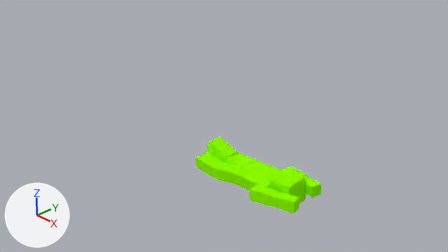
The Blender file scripts/default/playermesh.blend as it was, and as the next commit left it.
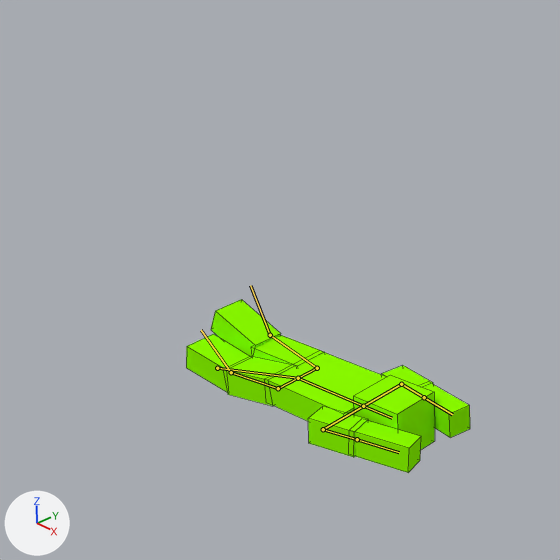
Old and new are each drawn from the file's camera 'Camera' and again close up on the part from 25% to 81% of the width and 2% to 100% of the height. Every picture has the same lights, and +X, +Y and +Z are marked at lower left. Both versions are drawn at frame 187 of the action 'ArmatureAction'; the numbers are the values there. The bones that bend it are drawn over the model as lines in the close-ups. The close-ups show mesh edges as thin lines.

Names of what the first close-up shows: 'playermesh'.
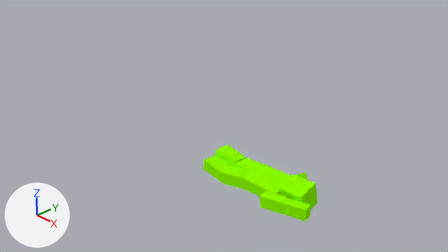
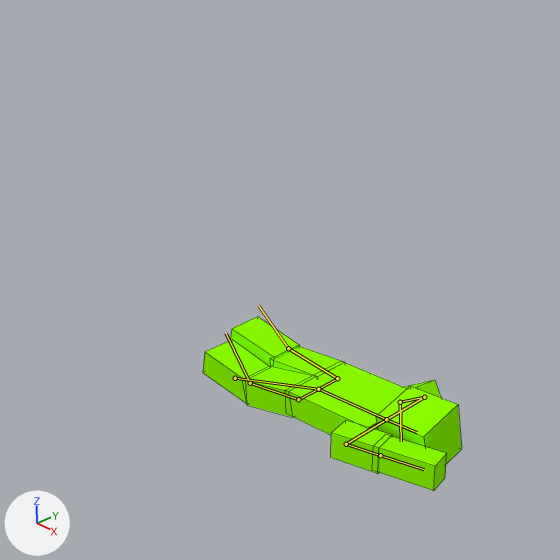
Boxes (x1, y1, x2, y2) around the edits, measured in the close-ups (560 x 560 px):
'playermesh', posed (9% narrower)
    before: (186, 299, 470, 473)
    after: (203, 316, 462, 491)
bone 'Bone', root to tip
    before: (217, 368) to (298, 378)
    after: (235, 378) to (318, 389)
bone 'Bone.004', root to tip
    before: (317, 368) to (270, 335)
    after: (337, 378) to (288, 348)
bone 'Bone.007', root to tip
    before: (270, 335) to (250, 285)
    after: (288, 348) to (258, 305)
bone 'Bone.014', root to tip
    before: (231, 372) to (201, 330)
    after: (250, 383) to (226, 333)
bone 'Bone.015', root to tip
    before: (298, 378) to (363, 406)
    after: (318, 389) to (386, 419)
bone 'Bone.023', root to tip
    before: (401, 384) to (424, 397)
    after: (424, 397) to (400, 402)
bone 'Bone.024', root to tip
    before: (424, 397) to (452, 414)
    after: (400, 402) to (401, 441)
bone 'Bone.025', root to tip
    before: (363, 406) to (392, 418)
    after: (386, 419) to (417, 432)

Diff of the bpy script that builds the scene:
```diff
--- a/scripts/default/playermesh.blend.py
+++ b/scripts/default/playermesh.blend.py
@@ bone_bone @@
 bone_bone = bpy.data.objects['Armature'].pose.bones['Bone']
-bone_bone.location = (0.0, 0.0, 0.0)
+bone_bone.location = (0.202, 0.0, 0.0)
@@ bone_bone_004 @@
 bone_bone_004 = bpy.data.objects['Armature'].pose.bones['Bone.004']  # child of 'Bone.001'
-bone_bone_004.rotation_quaternion = (0.972, 0.0, 0.0, 0.237)  # degrees (0, 0, 27)
+bone_bone_004.rotation_quaternion = (0.979, 0.0, 0.0, 0.202)  # degrees (0, 0, 23)
@@ bone_bone_007 @@
 bone_bone_007 = bpy.data.objects['Armature'].pose.bones['Bone.007']  # child of 'Bone.004'
-bone_bone_007.rotation_quaternion = (0.907, 0.0, 0.0, 0.421)  # degrees (0, 0, 50)
+bone_bone_007.rotation_quaternion = (0.937, 0.0, 0.0, 0.274)  # degrees (0, 0, 33)
@@ bone_bone_014 @@
 bone_bone_014 = bpy.data.objects['Armature'].pose.bones['Bone.014']  # child of 'Bone.013'
-bone_bone_014.rotation_euler = (0.0, 0.0, 0.768)  # degrees (0, 0, 44)
+bone_bone_014.rotation_euler = (0.0, 0.0, 1.065)  # degrees (0, 0, 61)
@@ bone_bone_015 @@
 bone_bone_015 = bpy.data.objects['Armature'].pose.bones['Bone.015']  # child of 'Bone'
-bone_bone_015.rotation_quaternion = (0.993, 0.0, 0.0, -0.12)  # degrees (0, 0, -14)
+bone_bone_015.rotation_quaternion = (0.991, 0.0, 0.0, -0.131)  # degrees (0, 0, -15)
@@ bone_bone_023 @@
 bone_bone_023 = bpy.data.objects['Armature'].pose.bones['Bone.023']  # child of 'Bone.019'
-bone_bone_023.rotation_quaternion = (-0.01, 0.016, 0.117, -1.028)  # degrees (-13, 2, 179)
+bone_bone_023.rotation_quaternion = (1.509, 0.016, 0.082, -0.407)  # degrees (0, 6, -30)
@@ bone_bone_024 @@
 bone_bone_024 = bpy.data.objects['Armature'].pose.bones['Bone.024']  # child of 'Bone.023'
-bone_bone_024.rotation_quaternion = (1.0, 0.0, 0.0, 0.0)  # degrees (0, 0, 0)
+bone_bone_024.rotation_quaternion = (0.843, 0.0, -0.005, -0.556)  # degrees (0, 0, -67)
@@ bone_bone_025 @@
 bone_bone_025 = bpy.data.objects['Armature'].pose.bones['Bone.025']  # child of 'Bone.015'
-bone_bone_025.rotation_quaternion = (1.0, 0.0, 0.0, 0.0)  # degrees (0, 0, 0)
+bone_bone_025.rotation_quaternion = (0.988, -0.025, 0.083, -0.008)  # degrees (-3, 10, -1)
```
